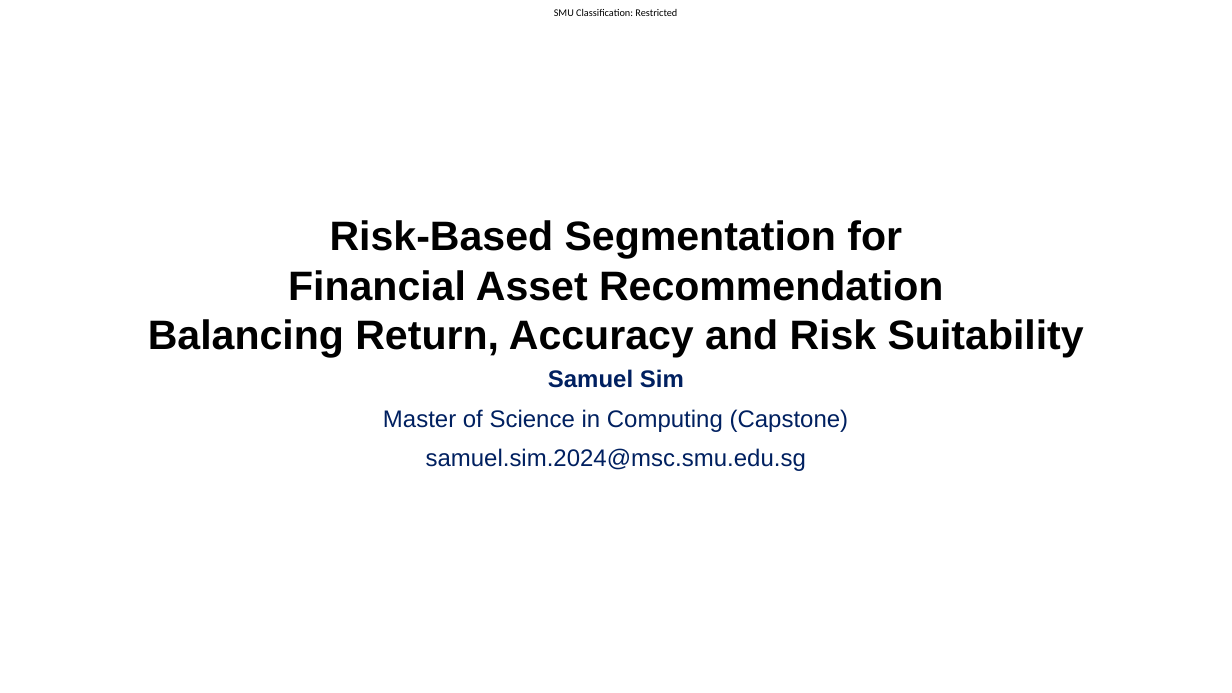
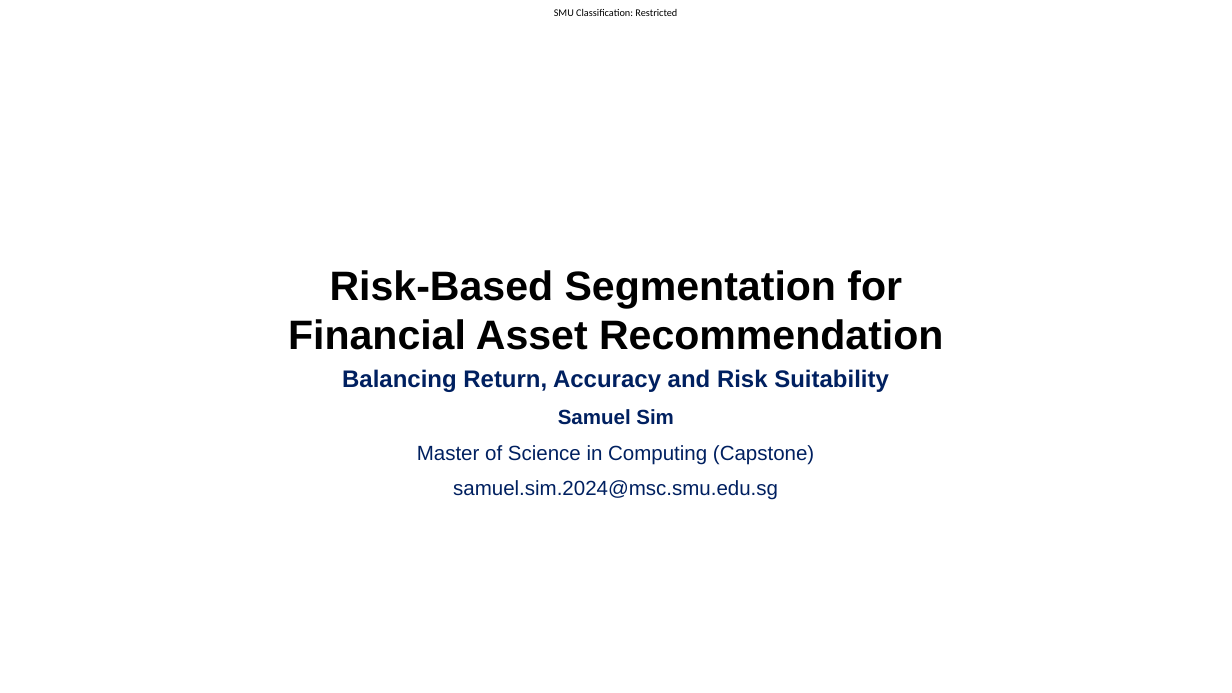
Before and after one commit to Samthesimpsons/Risk-Based-Segmentation-for-FAR, a slide deck: slide 1 of thesis/slides_draft_2/slides.pptx. Drawn at 1232x693 pixels with LibreOffice and Linux fonts; fonts in the diff are those of the drawing; background and template pictures are left out. Boxes give left, top, right and bottom in pixels: in the first picture for what was removed or moved away, otherwise in the second. Text is boxed around its words. In the diff, an @@ line names an element or a change of style, - is before the commit and + after.

```diff
--- a/thesis/slides_draft_2/slides.pptx
+++ b/thesis/slides_draft_2/slides.pptx
@@ title at bbox=[288, 270, 943, 350]: text changed @@
-Risk-Based Segmentation for
-Financial Asset Recommendation
-Balancing Return, Accuracy and Risk Suitability
+Risk-Based Segmentation for
+Financial Asset Recommendation
@@ subtitle at bbox=[342, 369, 889, 392]: paragraph added @@
+Balancing Return, Accuracy and Risk Suitability
@@ subtitle at bbox=[417, 409, 814, 500]: size 14 to 12 pt in "Samuel Sim", "Master of Science in Computing (Capstone)", "samuel.sim.2024@msc.smu.edu.sg" @@
```
Also in this commit, not shown: 23 other slides changed.
